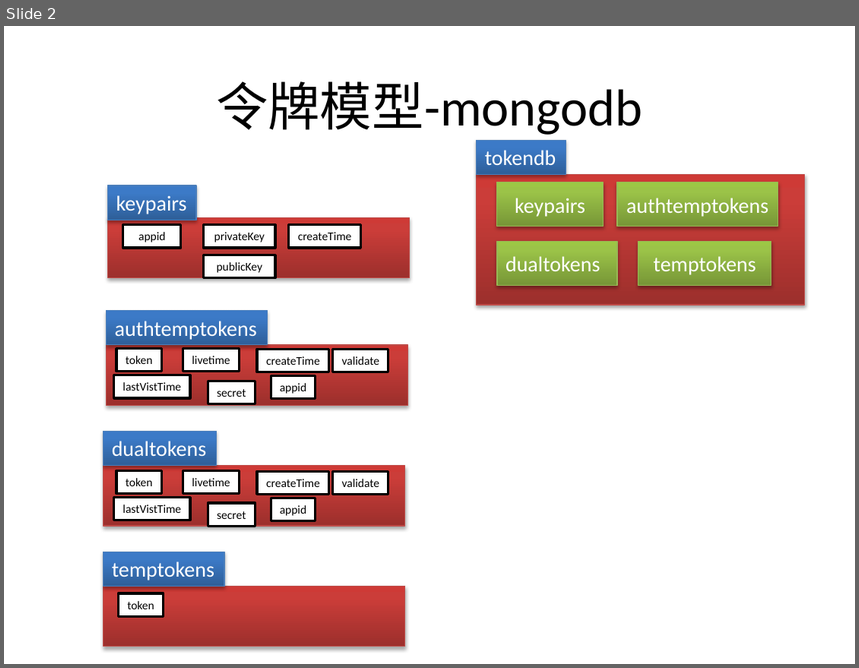
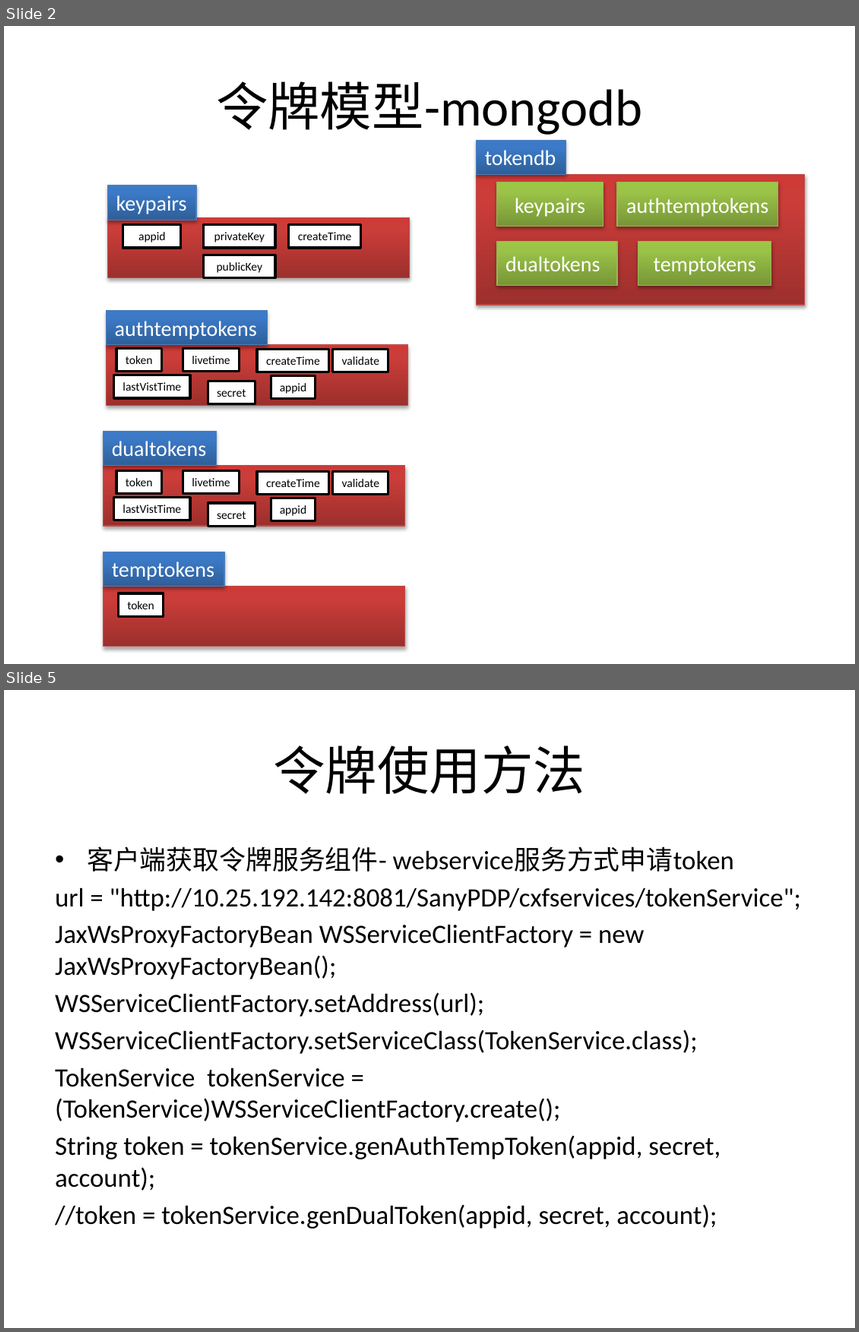
Before and after one commit to bbossgroups/bboss, a slide deck: 文档/令牌管理.pptx. Shown one above the other, each under a label of ours: slide 2 before the commit, slides 2 and 5 after it; the slides between them are not shown. The pictures are 859x668 and 859x1332 pixels, drawn with LibreOffice and Linux fonts; fonts in the diff are those of the drawing. Boxes give left, top, right and bottom in pixels: in the first picture for what was removed or moved away, otherwise in the second. Text is boxed around its words. In the diff, an @@ line names an element or a change of style, - is before the commit and + after.

Commit message:
完善令牌

```diff
--- a/文档/令牌管理.pptx
+++ b/文档/令牌管理.pptx
@@ slide 5 added at box(4, 690, 855, 1328), background #FFFFFF @@
@@ title added at box(273, 745, 585, 794), 44 pt, text #000000 @@
+令牌使用方法
@@ text added at box(55, 847, 801, 1229), 22.4 pt, text #000000 @@
+• 客户端获取令牌服务组件- webservice服务方式申请token
+url = "http://10.25.192.142:8081/SanyPDP/cxfservices/tokenService";
+JaxWsProxyFactoryBean WSServiceClientFactory = new JaxWsProxyFactoryBean();
+WSServiceClientFactory.setAddress(url);
+WSServiceClientFactory.setServiceClass(TokenService.class);
+TokenService tokenService = (TokenService)WSServiceClientFactory.create();
+String token = tokenService.genAuthTempToken(appid, secret, account);
+//token = tokenService.genDualToken(appid, secret, account);
```
Also in this commit, not shown: 8 other slides added, 10 other files.
